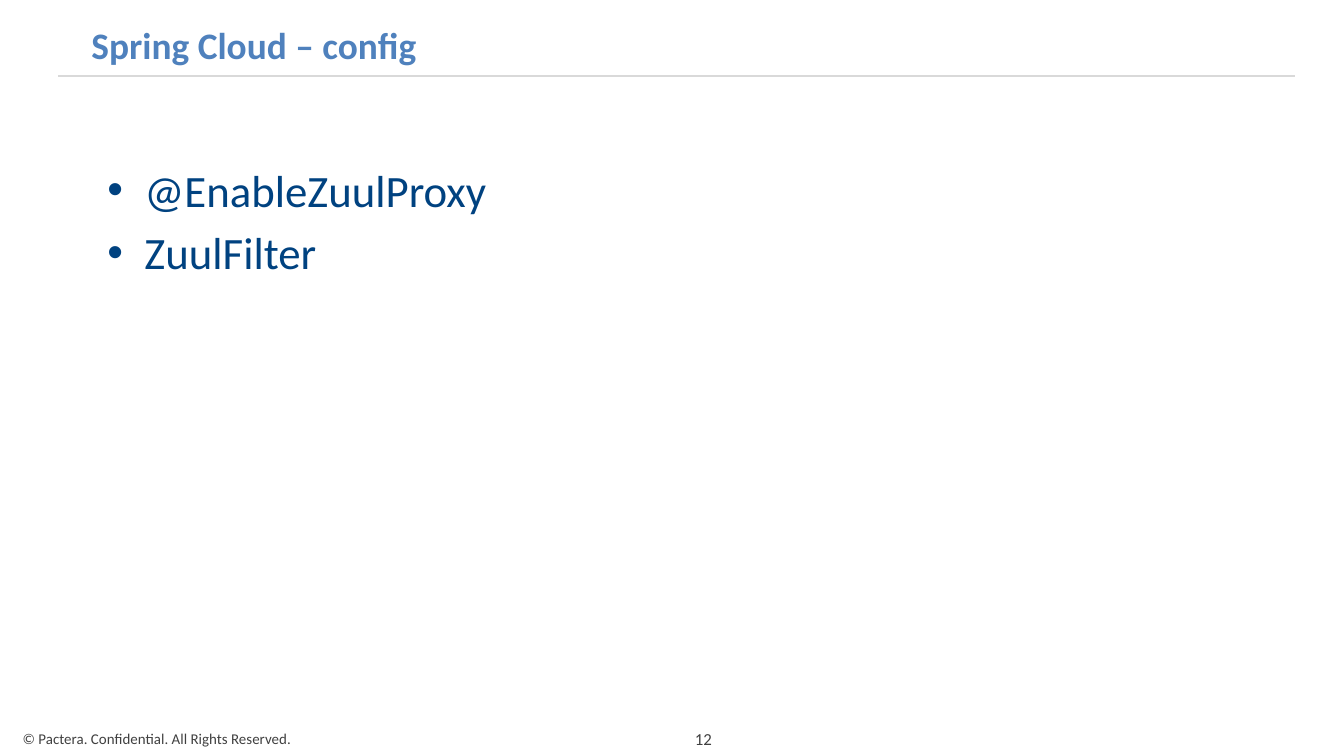
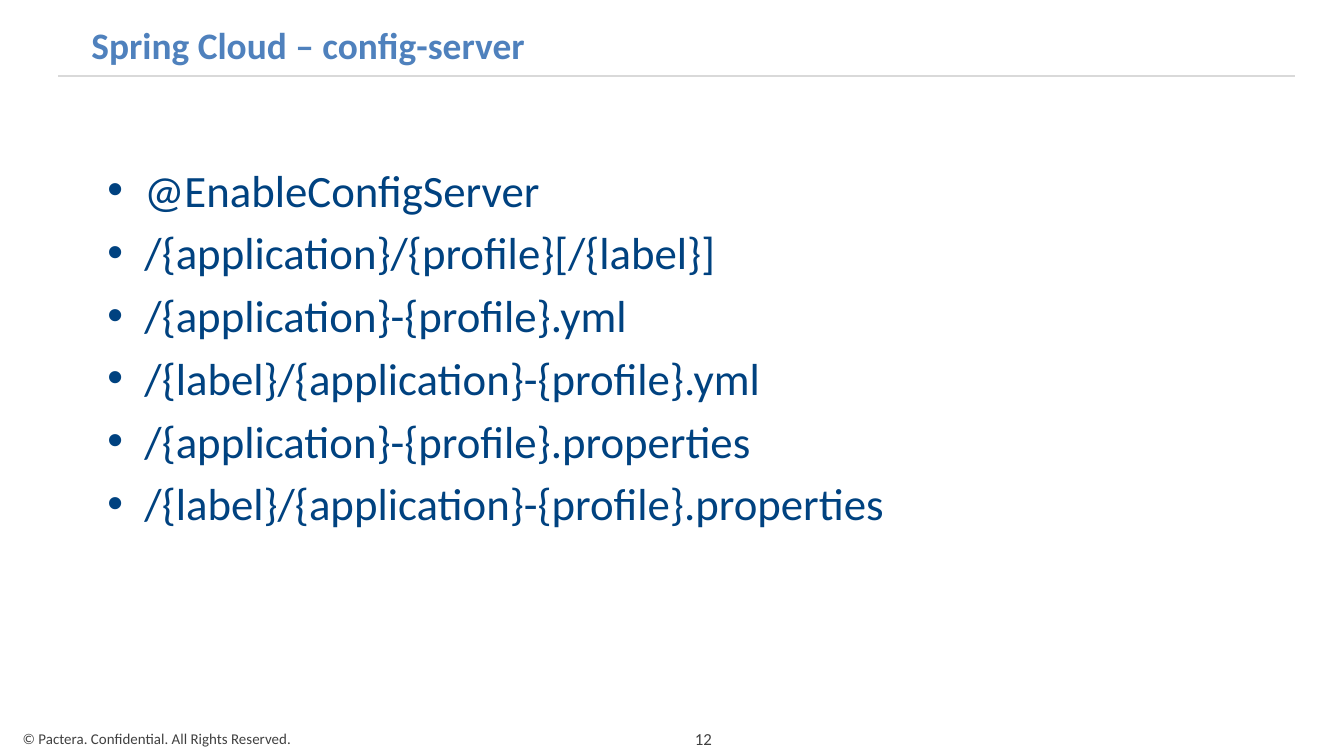
Before and after one commit to xiaolongtang/springcloud, a slide deck: slide 12 of spring cloud.pptx. Drawn at 1344x756 pixels with LibreOffice and Linux fonts; fonts in the diff are those of the drawing; background and template pictures are left out. Boxes give left, top, right and bottom in pixels: in the first picture for what was removed or moved away, otherwise in the second. Text is boxed around its words. In the diff, an @@ line names an element or a change of style, - is before the commit and + after.

```diff
--- a/spring cloud.pptx
+++ b/spring cloud.pptx
@@ title at <box>91,33,524,66</box>: text changed @@
-Spring Cloud – config
+Spring Cloud – config-server
@@ text at <box>144,176,883,528</box>: text changed @@
-• @EnableZuulProxy
-• ZuulFilter
+• @EnableConfigServer
+• /{application}/{profile}[/{label}]
+• /{application}-{profile}.yml
+• /{label}/{application}-{profile}.yml
+• /{application}-{profile}.properties
+• /{label}/{application}-{profile}.properties
```
Also in this commit, not shown: 1 slide added, 1 other file.
